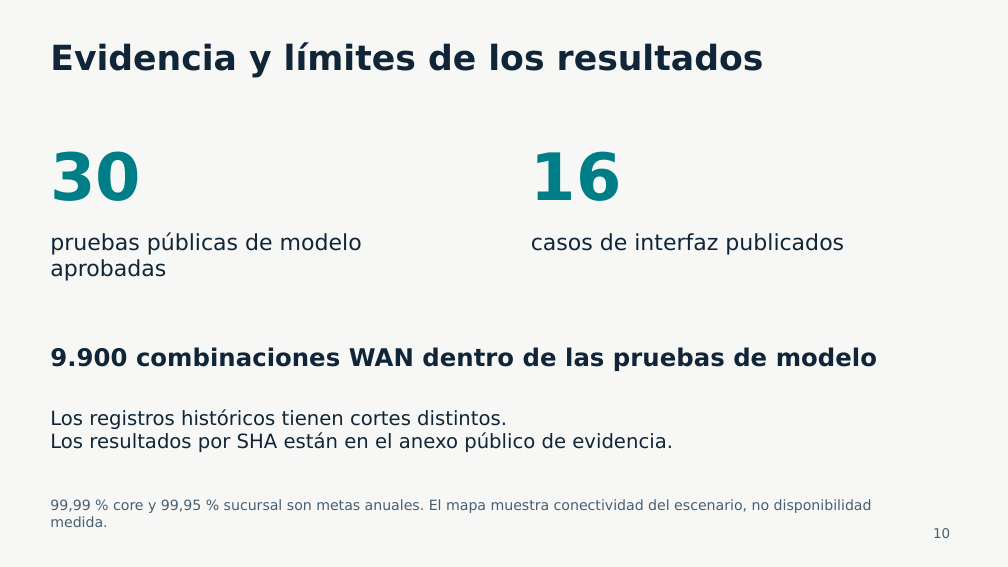
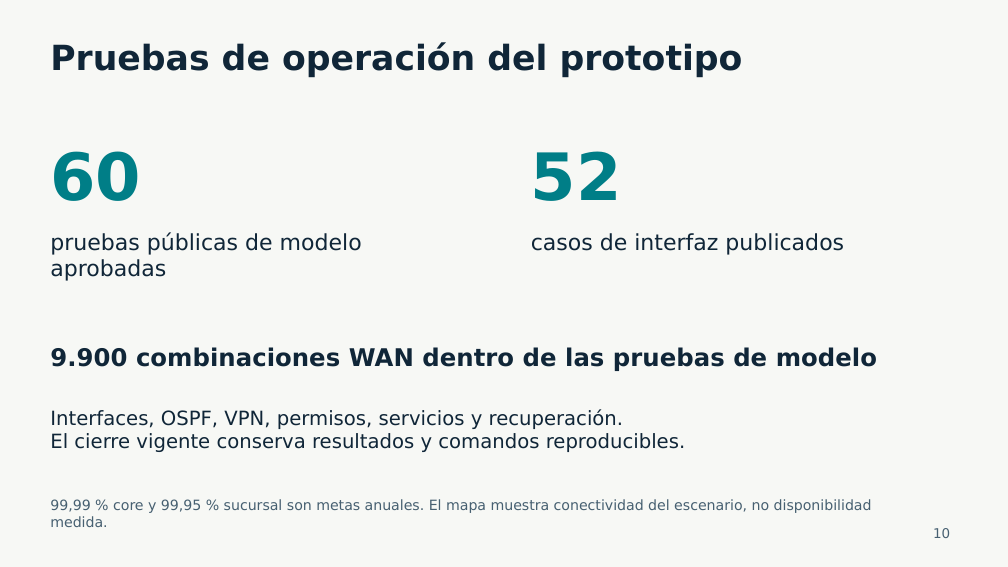
Before and after one commit to hu-herrera/financiera-pacifico-entrega-docente, a slide deck: slide 10 of Presentacion/Avance_Financiera_Pacifico_30_oct_2026.pptx. Drawn at 1008x567 pixels with LibreOffice and Linux fonts; fonts in the diff are those of the drawing. Boxes give left, top, right and bottom in pixels: in the first picture for what was removed or moved away, otherwise in the second. Text is boxed around its words. In the diff, an @@ line names an element or a change of style, - is before the commit and + after.

Commit message:
Sincronizar entrega de defensa C5-OPERACION-2
Actualiza PPT con conclusión adicional, fuentes/PDF, guion de 13 escenas, matriz de protocolos y recuperación por eventos. Publica 60 pruebas de modelo, 52 de interfaz y el recorrido completo A/B. Regenera manifiesto y ZIP con 69 archivos y fija el simulador publicado en 3598d23.

```diff
--- a/Presentacion/Avance_Financiera_Pacifico_30_oct_2026.pptx
+++ b/Presentacion/Avance_Financiera_Pacifico_30_oct_2026.pptx
@@ text at bbox=[50, 42, 743, 77]: text changed @@
-Evidencia y límites de los resultados
+Pruebas de operación del prototipo
@@ text at bbox=[50, 151, 141, 201]: text changed @@
-30
+60
@@ text at bbox=[531, 151, 622, 201]: text changed @@
-16
+52
@@ text at bbox=[50, 409, 685, 452]: text changed @@
-Los registros históricos tienen cortes distintos.
-Los resultados por SHA están en el anexo público de evidencia.
+Interfaces, OSPF, VPN, permisos, servicios y recuperación.
+El cierre vigente conserva resultados y comandos reproducibles.
```
Also in this commit, not shown: 3 other slides changed, 1 slide added, 35 other files.
